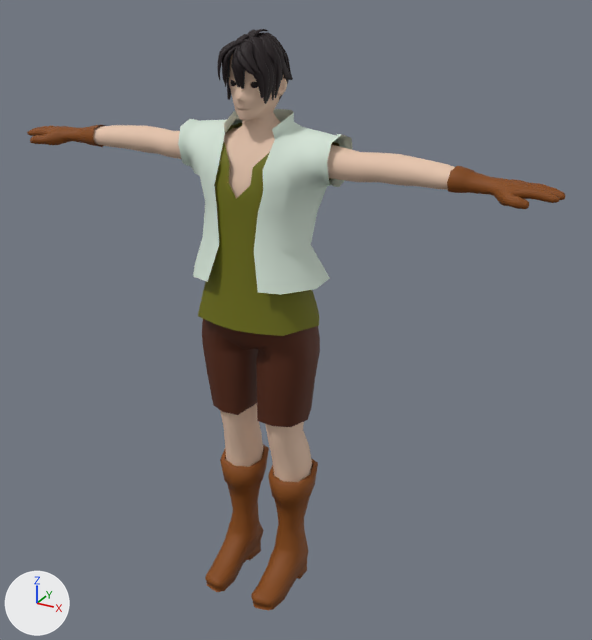
Before and after pictures for a commit that changed the FBX model Assets/OriginalData/tutrialObject/human.fbx.
Before and after are seen from a camera (50 mm lens) standing at (1.249, -2.038, 2.023) and looking at (0.096, 0.058, 0.975). Every picture has the same lights, and +X, +Y and +Z are marked at lower left. Where no turn or scale is listed for an object, it has been applied to the vertices. Vertices at the same position are counted once.

The first picture shows 'body', 'e.boots', 'e.bottom', 'e.hand', 'e.torso.innner', 'e.torso.uoter', 'hair'.
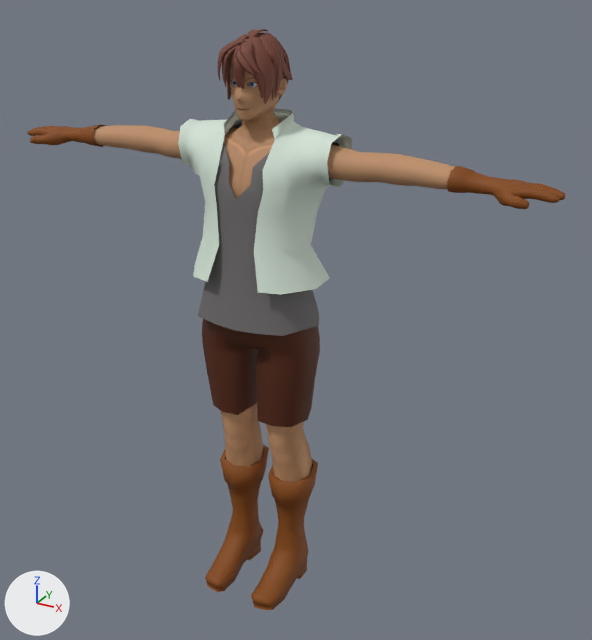
Changed parts and their boxes (x1, y1, x2, y2) in the pictures (592 x 640 px; the box of a moved part takes in the faces that stretch with it):
'e.torso.innner', recoloured (yellow to grey)
    both: (198, 123, 339, 336)
'hair', recoloured (black to brown)
    both: (217, 29, 293, 104)
part 1 of me_mesh_006, moved or reshaped
    before: (229, 60, 261, 110)
    after: (230, 74, 261, 115)
part 2 of me_mesh_006, surface changed
    both: (242, 75, 284, 132)
part 3 of me_mesh_006, recoloured (beige to brown)
    both: (93, 54, 455, 482)

Diff of the bpy script that builds the scene:
```diff
--- a/Assets/OriginalData/tutrialObject/human.fbx.py
+++ b/Assets/OriginalData/tutrialObject/human.fbx.py
@@ img_humantexture_png @@
+img_humantexture_png = load_image('humanTexture.png', 'humanTexture.png', 1024, 1024, 'sRGB')
@@ mat_material_002 @@
 mat_material_002 = principled_material('Material.002')
-mat_material_002.base_color = (0.15, 0.152, 0.0)  # dark yellow #6c6d00
+mat_material_002.base_color = (0.152, 0.144, 0.144)  # dark grey #6d6a6a
 mat_material_002.roughness = 0.69
@@ mat_body @@
+mat_body = principled_material('body')
+mat_body.texture = img_humantexture_png  # with its transparency
+mat_body.roughness = 0.69
@@ mat_hair @@
+mat_hair = principled_material('hair')
+mat_hair.base_color = (0.178, 0.0545, 0.0331)  # brown #754233
+mat_hair.roughness = 0.69
@@ me_mesh_006 @@
 # used by ob_body; location = (0.0, 0.0, -21.999)
-me_mesh_006.from_pydata(...)  # 2142 vertices, 2328 faces; spans x -0.88..0.88, y -0.17..0.13, z 22.02..23.82
+me_mesh_006.from_pydata(...)  # 2162 vertices, 2354 faces; spans x -0.88..0.88, y -0.17..0.13, z 22.02..23.82
+# me_mesh_006 part 1: 16 vertices moved within x -0.07..0.04, y -0.07..0.02, z 23.64..23.72; 52 vertices removed from x -0.06..0.06, y -0.08..-0.05, z 23.69..23.73; 72 vertices added at x -0.05..0.05, y -0.08..-0.05, z 23.69..23.73
+# me_mesh_006 part 2: 122 kept faces spanning x -0.07..0.07, y -0.06..0.1, z 23.57..23.82 get new texture (UV) coordinates
+# me_mesh_006 part 3: 2067 faces spanning x -0.88..0.88, y -0.17..0.13, z 22.02..23.82 switch from mat_material_005 (beige #e7c6ad) to mat_body (picture img_humantexture_png)
@@ me_mesh @@
 me_mesh.from_pydata(...)  # 5124 vertices, 4544 faces; spans x -0.092..0.088, y -0.11..0.127, z 1.638..1.85
-me_mesh.materials.append(mat_material_004)  # black #160409
+me_mesh.materials.append(mat_hair)  # brown #754233
```
